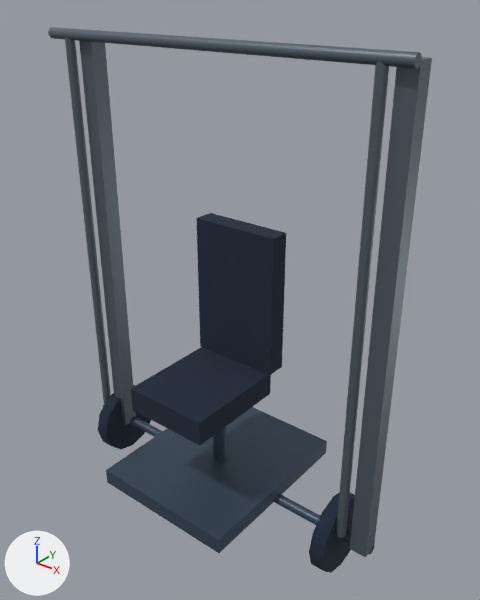
Renders of the glTF model motion/models/smith_seated.glb from each side of a commit.
Before and after are seen from a 50 mm lens placed at (1.82, -2.11, 2.33), pointed at (0.08, 0.07, 0.98). The lights are fixed; the arrows at lower left show +X, +Y and +Z. The picture after the commit comes second. Where no turn or scale is listed for an object, it has been applied to the vertices. Vertices at exactly the same position are counted once.

Before the edit, the objects in view are built like this:
```python
ob_barbell = bpy.data.objects.new('barbell', me_mesh_9)
ob_barbell.location = (0.0, 0.0, 0.0)
ob_base = bpy.data.objects.new('base', me_mesh_2)
ob_base.location = (0.0, 0.0, 0.04)
ob_post = bpy.data.objects.new('post', me_mesh_3)
ob_post.location = (0.0, 0.0, 0.29)
ob_seat = bpy.data.objects.new('seat', me_mesh_0)
ob_seat.location = (0.0, -0.12, 0.54)
ob_smithcross = bpy.data.objects.new('smithCross', me_mesh_8)
ob_smithcross.location = (0.0, -0.08, 2.1)
ob_smithguide = bpy.data.objects.new('smithGuide', me_mesh_4)
ob_smithguide.location = (-0.78, -0.08, 1.09)
ob_smithguide_001 = bpy.data.objects.new('smithGuide.001', me_mesh_6)
ob_smithguide_001.location = (0.78, -0.08, 1.09)
ob_smithupright = bpy.data.objects.new('smithUpright', me_mesh_5)
ob_smithupright.location = (-0.7, -0.02, 1.05)
ob_smithupright_001 = bpy.data.objects.new('smithUpright.001', me_mesh_7)
ob_smithupright_001.location = (0.86, -0.02, 1.05)
# also in view: 'barbell_plate.001' at (0.72, 0.0, 0.0); 'back' at (0.0, 0.17, 0.95); 'barbell_plate' at (-0.72, 0.0, 0.0)
```
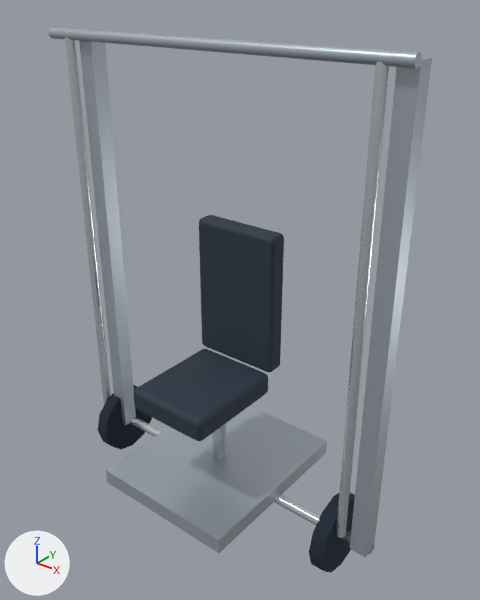
Where the change shows, as pixel boxes [x1, y1, x2, y2] in the pictures (480 x 600 px):
'base', recoloured (dark blue to pale blue)
    both: [106, 407, 327, 553]
'smithUpright.001', recoloured, surface changed (lighter)
    both: [350, 57, 432, 557]
'back', reshaped
    before: [196, 213, 286, 375]
    after: [199, 215, 284, 372]
'smithUpright', recoloured, surface changed (greyish blue to pale blue)
    both: [79, 41, 136, 425]
'seat', reshaped (6% shorter)
    before: [131, 347, 271, 445]
    after: [134, 349, 268, 441]
'smithGuide.001', recoloured, surface changed (greyish blue to white)
    both: [336, 61, 389, 538]
'smithCross', recoloured, surface changed (lighter)
    both: [48, 27, 422, 69]
'smithGuide', recoloured, surface changed (greyish blue to white)
    both: [65, 37, 111, 405]
'barbell', recoloured, surface changed
    both: [103, 405, 375, 554]
'post', recoloured (dark blue to pale blue)
    both: [213, 427, 226, 459]

The edits, one by one:
Material 'Material_1' (mat_material_1) changes colour from dark blue #445568 to pale blue #bac4cd; in linear values from (0.0578, 0.0908, 0.138) to (0.491, 0.552, 0.61).
Material 'Material_2' (mat_material_2) changes colour from greyish blue #606b76 to white #e0e6ea; in linear values from (0.117, 0.147, 0.181) to (0.745, 0.791, 0.823).
In material 'Material_2' (mat_material_2), metallic goes from 0.48 to 0.8.
In material 'Material_2' (mat_material_2), roughness goes from 0.44 to 0.23.
Material 'Material_3' (mat_material_3) changes colour from dark blue #445568 to dark blue #172538; in linear values from (0.0578, 0.0908, 0.138) to (0.00857, 0.0185, 0.0395).
In material 'Material_3' (mat_material_3), roughness goes from 0.45 to 0.95.
me_mesh_0 is used by ob_seat; location (0.0, -0.12, 0.54).
me_mesh_0 had 8 vertices, 12 faces and spanned x -0.215..0.215, y -0.26..0.26, z -0.06..0.06.
me_mesh_0 now has 296 vertices, 588 faces and spans x -0.215..0.215, y -0.26..0.26, z -0.06..0.06.
me_mesh_0 part 1: 8 vertices removed from x -0.215..0.215, y -0.26..0.26, z -0.06..0.06; 296 vertices added at x -0.215..0.215, y -0.26..0.26, z -0.06..0.06.
me_mesh_1 is used by ob_back; location (0.0, 0.17, 0.95).
me_mesh_1 had 8 vertices, 12 faces and spanned x -0.225..0.225, y -0.05..0.05, z -0.35..0.35.
me_mesh_1 now has 296 vertices, 588 faces and spans x -0.225..0.225, y -0.05..0.05, z -0.35..0.35.
me_mesh_1 part 2: 8 vertices removed from x -0.225..0.225, y -0.05..0.05, z -0.35..0.35; 296 vertices added at x -0.225..0.225, y -0.05..0.05, z -0.35..0.35.
me_mesh_5 has 8 vertices, 12 faces and spans x -0.04..0.04, y -0.04..0.04, z -1.05..1.05.
me_mesh_5 no longer uses material mat_material_2 (greyish blue #606b76).
me_mesh_5 gains material mat_material_1 (pale blue #bac4cd).
me_mesh_7 has 8 vertices, 12 faces and spans x -0.04..0.04, y -0.04..0.04, z -1.05..1.05.
me_mesh_7 no longer uses material mat_material_2 (greyish blue #606b76).
me_mesh_7 gains material mat_material_1 (pale blue #bac4cd).
me_mesh_8 has 44 vertices, 80 faces and spans x -0.9..0.9, y -0.02..0.02, z -0.02..0.02.
me_mesh_8 no longer uses material mat_material_2 (greyish blue #606b76).
me_mesh_8 gains material mat_material_1 (pale blue #bac4cd).
me_mesh_9 has 28 vertices, 48 faces and spans x -0.9..0.9, y -0.03..0.03, z -0.03..0.03.
me_mesh_9 no longer uses material mat_material_3 (dark blue #445568).
me_mesh_9 gains material mat_material_2 (white #e0e6ea).
me_mesh_10 has 28 vertices, 48 faces and spans x -0.035..0.035, y -0.19..0.19, z -0.19..0.19.
me_mesh_10 no longer uses material mat_material_4 (dark blue #172538).
me_mesh_10 gains material mat_material_3 (dark blue #172538).
me_mesh_11 has 28 vertices, 48 faces and spans x -0.035..0.035, y -0.19..0.19, z -0.19..0.19.
me_mesh_11 no longer uses material mat_material_4 (dark blue #172538).
me_mesh_11 gains material mat_material_3 (dark blue #172538).
